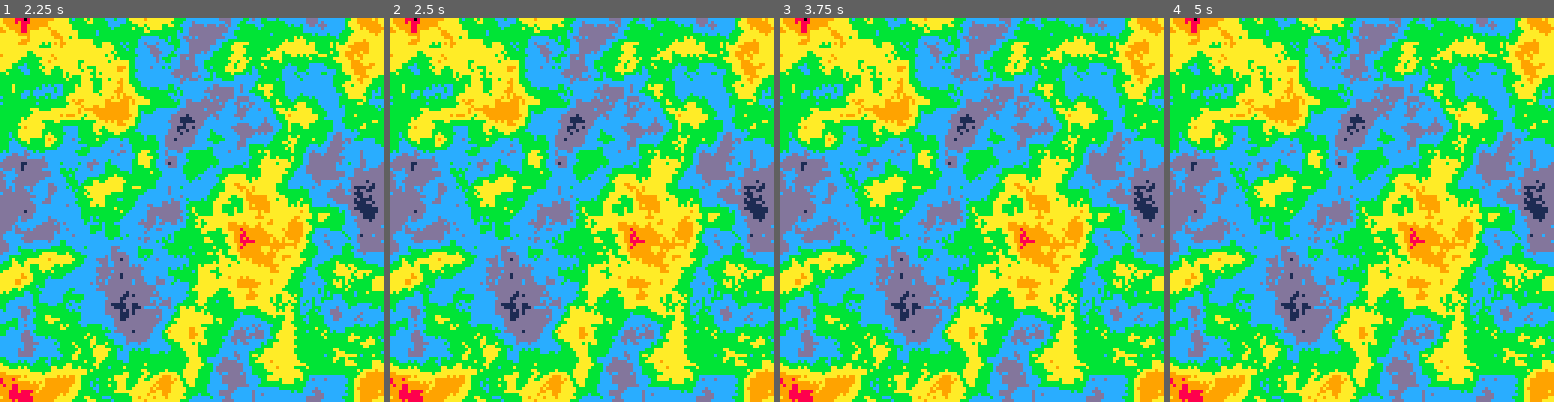
Above: before the commit, frames 1-4 (left to right).
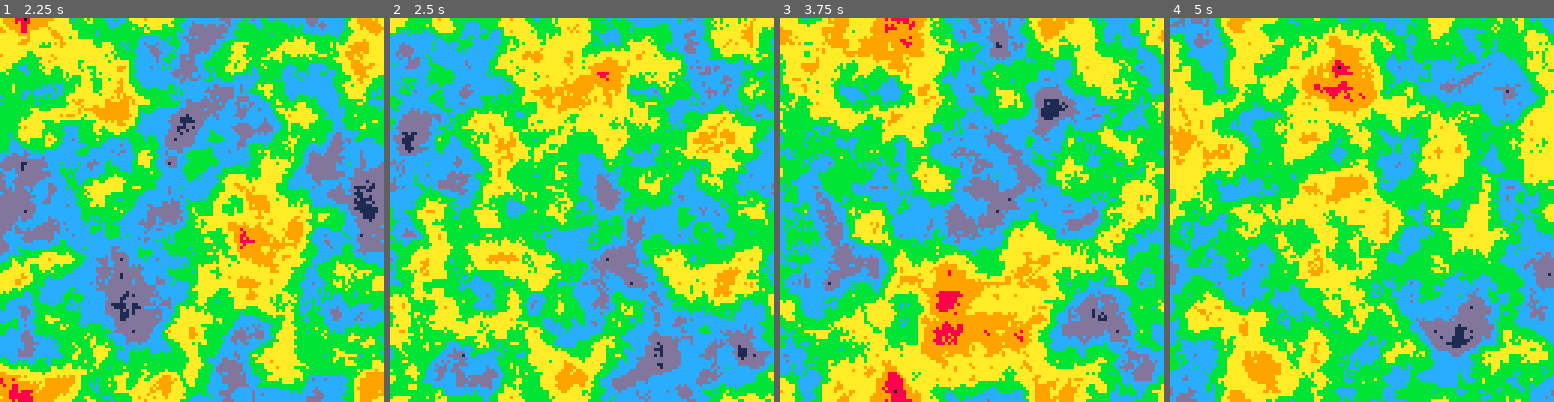
Above: after the commit, the same moments.

Repository: Toastation/p8
Game: PICO-8 cartridge diamond_square.p8
Same seed, same stepped clock (60 frames per second), same inputs: the game is played once before the commit and once after it.
Inputs:
- Up to frame 1 (2.25 s): tap O (Z key) at 0.7, 1.7, 2.1 s
- Up to frame 2 (2.5 s): no input
- Up to frame 3 (3.75 s): tap O (Z key) every 0.4 s from 2.5 to 3.7 s
- Up to frame 4 (5 s): tap O (Z key) at 4.1, 4.5, 4.9 s

Frame 1 is identical in both runs. In frame 2, 78% of the frame differs, in the area x 0-100%, y 0-100%; in frame 3, 73%; in frame 4, 75%.

Commit message:
added button to regenerate terrain

Diff:
--- a/diamond_square.p8
+++ b/diamond_square.p8
@@ -83,14 +83,26 @@
  end
 end
 
-init_screen()
-run_ds()
+function render_screen()
+ init_screen()
+ run_ds()
 
---draw
-cls()
-for x=0,width-1 do
-	for y=0,width-1 do
-		c=get_color(sample(x,y),ma,mi)
-		pset(x,y,c)
+ --draw
+ cls()
+ for x=0,width-1 do
+ 	for y=0,width-1 do
+ 		c=get_color(sample(x,y),ma,mi)
+ 		pset(x,y,c)
+ 	end
+ end
+end
+
+function _init()
+	render_screen()
+end
+
+function _update()
+	if btnp(4) then
+		render_screen()
 	end
 end
Not shown, changed: ds.js
